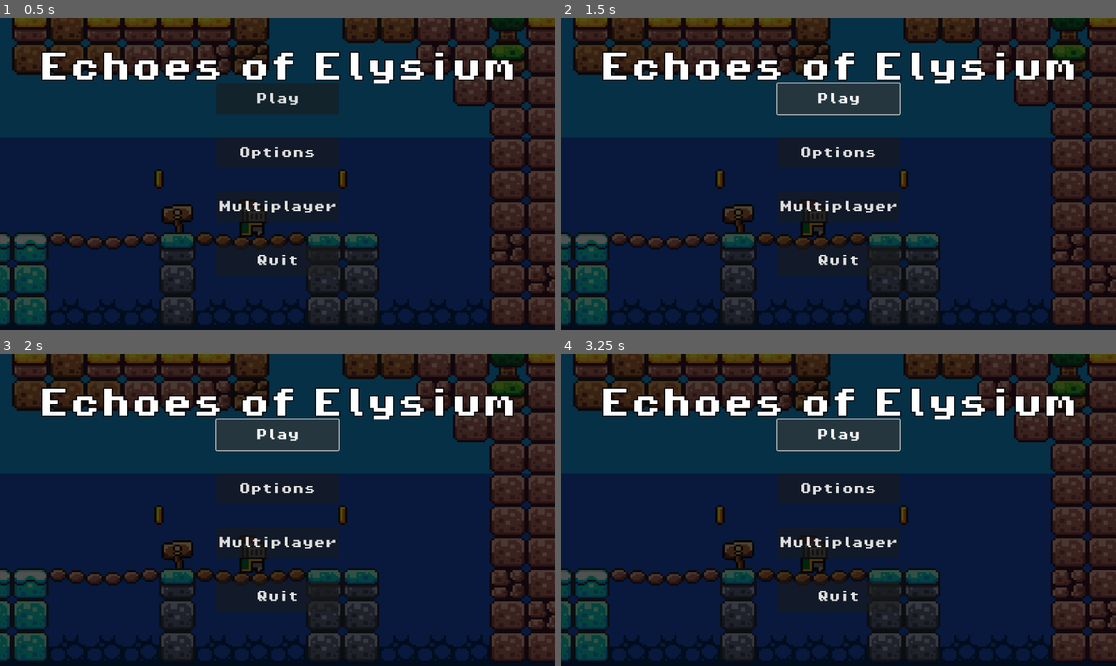
Above: before the commit, frames 1-4 (two rows, left to right).
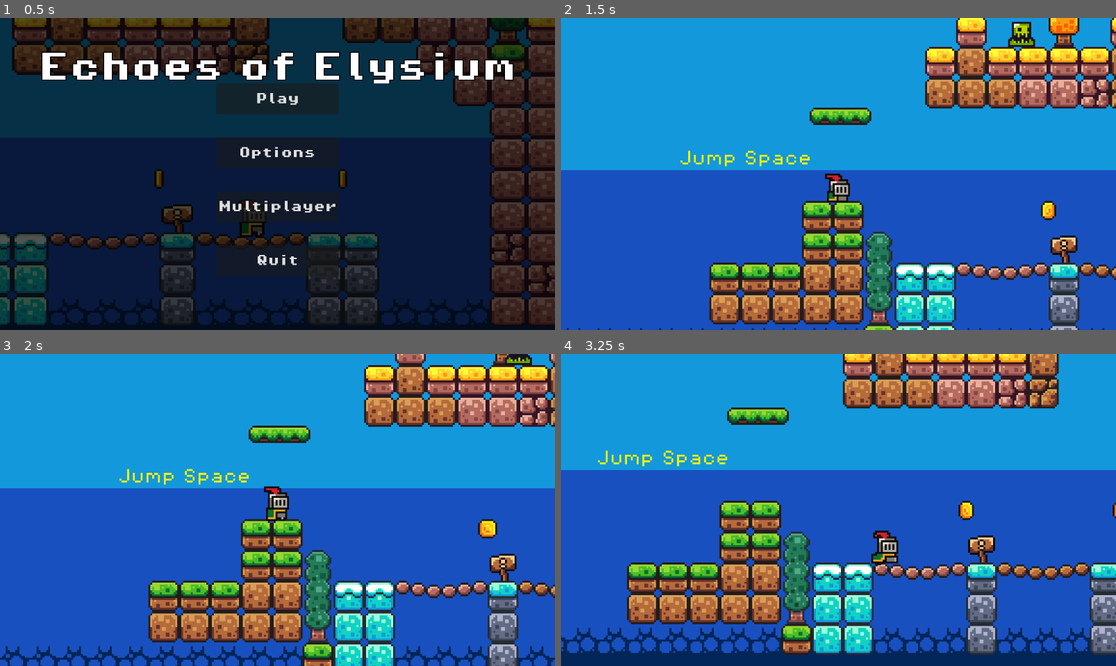
Above: after the commit, the same moments.

Repository: JudahSan/echoes_of_elysium-godot-port
Game: Godot game, scene res://scenes/main_menu/menu.tscn
Same seed, same stepped clock (60 frames per second), same inputs: the game is played once before the commit and once after it.
Inputs (mouse positions are in pixels of both pictures, inside the frame that each line leads up to):
- Up to frame 1 (0.5 s): no input
- Up to frame 2 (1.5 s): click "Multiplayer" at 0.5 s; click "Play" at 1.25 s
- Up to frame 3 (2 s): no input
- Up to frame 4 (3.25 s): click (838, 435) at 2 s, where only the run before the commit has a clickable "Play"; tap Enter at 2.75 s; hold Right (move_right) from 2.78 s (still down); tap Space (jump) at 3.02 s

Frame 1 is identical in both runs. In frame 2, 98% of the frame differs, in the area x 0-100%, y 0-100%; in frame 3, 98%; in frame 4, 99%.
Error before the commit: Parse Error: Member "multiplayer" redefined (original in native class 'Control') (res://scripts/menu.gd:7)

Commit message:
Update menu

Diff:
--- a/scenes/main_menu/multiplayer_menu.tscn
+++ b/scenes/main_menu/multiplayer_menu.tscn
@@ -1,49 +1,56 @@
-[gd_scene load_steps=3 format=3 uid="uid://cj8q4geaj2xsg"]
+[gd_scene load_steps=3 format=3 uid="uid://cn6t8tchbbaqm"]
 
-[ext_resource type="FontFile" uid="uid://0k34y7inv3o6" path="res://assets/fonts/PixelOperator8-Bold.ttf" id="1_3g358"]
-[ext_resource type="Script" path="res://scripts/menu.gd" id="1_b6ju2"]
+[ext_resource type="Script" path="res://scripts/multiplayer_menu.gd" id="1_12jt7"]
+[ext_resource type="FontFile" uid="uid://pbrbu6kkxj16" path="res://assets/fonts/PixelOperator8.ttf" id="2_7e443"]
 
 [node name="MultiplayerMenu" type="Control"]
 layout_mode = 3
-anchors_preset = 15
-anchor_right = 1.0
-anchor_bottom = 1.0
+anchors_preset = 8
+anchor_left = 0.5
+anchor_top = 0.5
+anchor_right = 0.5
+anchor_bottom = 0.5
 grow_horizontal = 2
 grow_vertical = 2
-script = ExtResource("1_b6ju2")
+script = ExtResource("1_12jt7")
 
 [node name="MarginContainer" type="MarginContainer" parent="."]
-layout_mode = 0
-offset_right = 40.0
-offset_bottom = 40.0
+layout_mode = 1
+anchors_preset = 8
+anchor_left = 0.5
+anchor_top = 0.5
+anchor_right = 0.5
+anchor_bottom = 0.5
+offset_left = -118.0
+offset_top = -41.0
+offset_right = 211.0
+offset_bottom = 104.0
+grow_horizontal = 2
+grow_vertical = 2
 
-[node name="VBoxContainer" type="VBoxContainer" parent="MarginContainer"]
+[node name="HBoxContainer" type="HBoxContainer" parent="MarginContainer"]
 layout_mode = 2
 
-[node name="Control" type="Control" parent="MarginContainer/VBoxContainer"]
+[node name="VBoxContainer" type="VBoxContainer" parent="MarginContainer/HBoxContainer"]
 layout_mode = 2
 
-[node name="HostGame" type="Button" parent="MarginContainer/VBoxContainer"]
-custom_minimum_size = Vector2(240, 64)
+[node name="JoinGame" type="Button" parent="MarginContainer/HBoxContainer/VBoxContainer"]
+custom_minimum_size = Vector2(1.9, 0)
 layout_mode = 2
 size_flags_vertical = 3
-theme_override_constants/outline_size = 0
-theme_override_fonts/font = ExtResource("1_3g358")
-theme_override_font_sizes/font_size = 24
+size_flags_stretch_ratio = 7.84
+theme_override_fonts/font = ExtResource("2_7e443")
+theme_override_font_sizes/font_size = 30
+text = "Join Game"
+
+[node name="HostGame" type="Button" parent="MarginContainer/HBoxContainer/VBoxContainer"]
+custom_minimum_size = Vector2(1.9, 0)
+layout_mode = 2
+size_flags_vertical = 3
+size_flags_stretch_ratio = 7.84
+theme_override_fonts/font = ExtResource("2_7e443")
+theme_override_font_sizes/font_size = 30
 text = "Host Game"
 
-[node name="Control2" type="Control" parent="MarginContainer/VBoxContainer"]
-layout_mode = 2
-
-[node name="JoinGame" type="Button" parent="MarginContainer/VBoxContainer"]
-custom_minimum_size = Vector2(240, 64)
-layout_mode = 2
-size_flags_vertical = 3
-theme_override_constants/outline_size = 0
-theme_override_fonts/font = ExtResource("1_3g358")
-theme_override_font_sizes/font_size = 24
-text = "Join Game
-"
-
-[connection signal="pressed" from="MarginContainer/VBoxContainer/HostGame" to="." method="_on_host_game_pressed"]
-[connection signal="pressed" from="MarginContainer/VBoxContainer/JoinGame" to="." method="_on_join_game_pressed"]
+[connection signal="pressed" from="MarginContainer/HBoxContainer/VBoxContainer/JoinGame" to="." method="_on_join_game_pressed"]
+[connection signal="pressed" from="MarginContainer/HBoxContainer/VBoxContainer/HostGame" to="." method="_on_host_game_pressed"]
--- a/scripts/menu.gd
+++ b/scripts/menu.gd
@@ -4,25 +4,19 @@
 @onready var options = $MarginContainer/HBoxContainer/VBoxContainer/Options as Button
 @onready var quit = $MarginContainer/HBoxContainer/VBoxContainer/Quit as Button
 @onready var play = $MarginContainer/HBoxContainer/VBoxContainer/Play as Button
-@onready var multiplayer = $MarginContainer/HBoxContainer/VBoxContainer/Multiplayer as Button
-
-# Multiplayer menu and buttons
-@onready var multiplayer_menu = $MarginContainer/HBoxContainer/VBoxContainer/MultiplayerMenu as Control
-@onready var host_game = multiplayer_menu/VBoxContainer/HostGame as Button
-@onready var join_game = multiplayer_menu/VBoxContainer/JoinGame as Button
+@onready var multiplayer_button = $MarginContainer/HBoxContainer/VBoxContainer/Multiplayer as Button
 
 # Preload scene and keep it in memory
 @onready var start_level = preload("res://scenes/game.tscn") as PackedScene
+@onready var multiplayer_menu_scene = preload("res://scenes/main_menu/multiplayer_menu.tscn") as PackedScene
+
+# Instance for multiplayer menu
+var multiplayer_menu_instance = null
 
 func _ready():
 	play.pressed.connect(_on_play_pressed)
 	quit.pressed.connect(_on_quit_pressed)
-	multiplayer.pressed.connect(_on_multiplayer_pressed)
-	host_game.pressed.connect(_on_host_game_pressed)
-	join_game.pressed.connect(_on_join_game_pressed)
-
-	# Hide multiplayer menu by default
-	multiplayer_menu.visible = false
+	multiplayer_button.pressed.connect(_on_multiplayer_pressed)
 
 func _on_play_pressed():
 	get_tree().change_scene_to_packed(start_level)
@@ -31,16 +25,14 @@
 	pass  # Replace with function body.
 
 func _on_multiplayer_pressed():
-	# Toggle multiplayer menu visibility
-	multiplayer_menu.visible = not multiplayer_menu.visible
-
-func _on_join_game_pressed():
-	print("Joining as Player 2...")
-	# Add your join game logic here
-
-func _on_host_game_pressed():
-	print("Hosting a game...")
-	# Add your host game logic here
+	if multiplayer_menu_instance == null:
+		multiplayer_menu_instance = multiplayer_menu_scene.instantiate()
+		add_child(multiplayer_menu_instance)
+		multiplayer_menu_instance.visible = true
+		print("Multiplayer menu instantiated and made visible.")
+	else:
+		multiplayer_menu_instance.visible = not multiplayer_menu_instance.visible
+		print("Toggled multiplayer menu visibility to: ", multiplayer_menu_instance.visible)
 
 func _on_quit_pressed():
 	get_tree().quit()
--- /dev/null
+++ b/scripts/multiplayer_menu.gd
@@ -0,0 +1,15 @@
+extends Control
+
+
+@onready var host_game = $MarginContainer/HBoxContainer/VBoxContainer/HostGame as Button
+@onready var join_game = $MarginContainer/HBoxContainer/VBoxContainer/JoinGame as Button
+
+func ready():
+	host_game.pressed.connect(_on_host_game_pressed)
+	join_game.pressed.connect(_on_join_game_pressed)
+
+func _on_host_game_pressed():
+	print("Hosting a game....")
+
+func _on_join_game_pressed():
+	print("Joining as Player 2")
